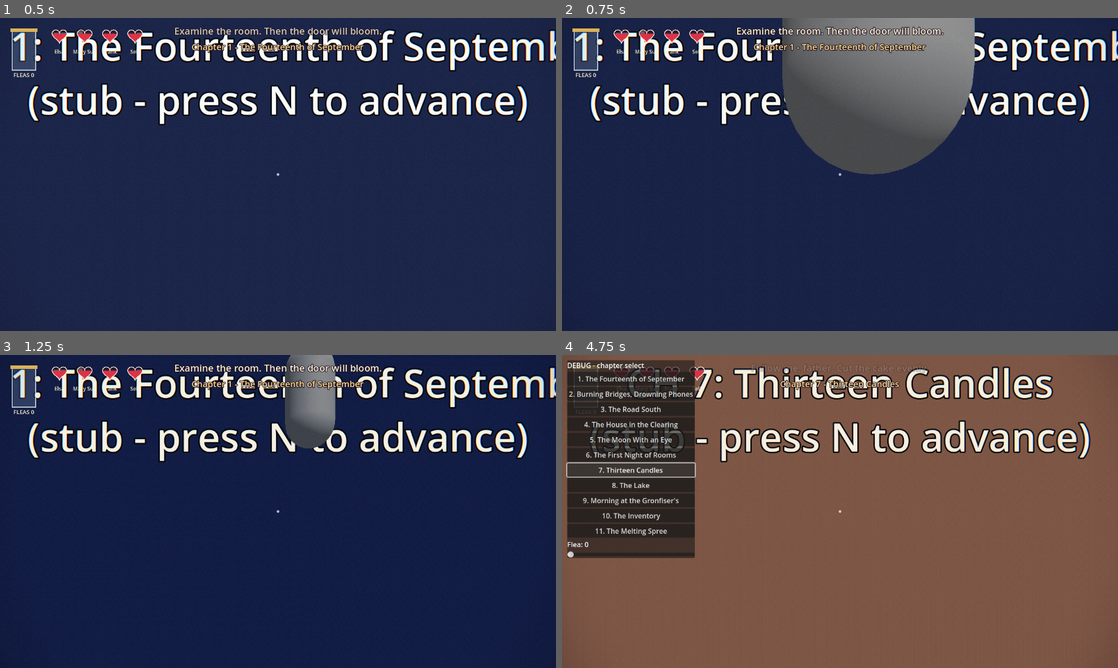
Above: before the commit, frames 1-4 (two rows, left to right).
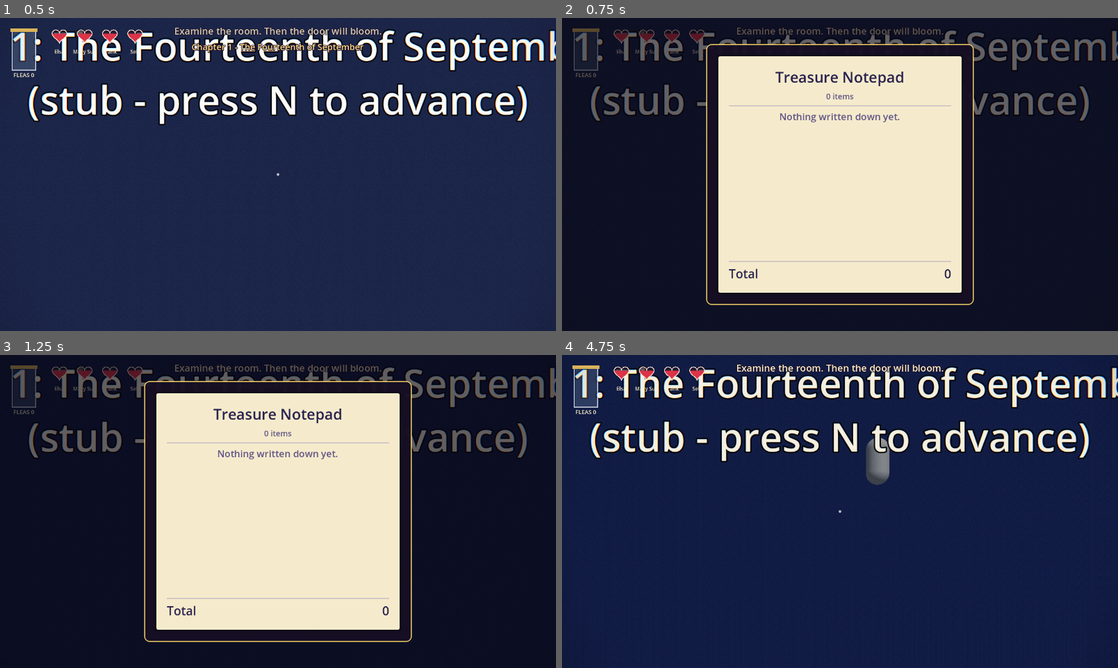
Above: after the commit, the same moments.

Repository: gabeekleiber-oss/Moon-Game
Game: Godot game, scene res://scenes/main/main.tscn
The game is run twice, just before and just after one commit, with the same random seed, the same clock (stepped at 60 frames per second) and the same inputs.
Inputs (mouse positions are in pixels of both pictures, inside the frame that each line leads up to):
- Up to frame 1 (0.5 s): no input
- Up to frame 2 (0.75 s): tap Enter (ui_accept) at 0.5 s; move the mouse to (867, 174) at 0.52 s; hold W (move_forward) from 0.53 s (still down); hold Q (notepad) from 0.53 s (still down); click (867, 174) at 0.67 s
- Up to frame 3 (1.25 s): keep holding W (move_forward); keep holding Q (notepad); tap Space (jump) at 0.77 s
- Up to frame 4 (4.75 s): move the mouse to (812, 511) at 1.27 s; release Q (notepad) at 1.28 s; tap C (crouch) at 1.35 s; click (812, 511) at 1.42 s; tap Space (jump) at 1.52, 3.02, 3.77, 4.52 s; tap Q (notepad) at 1.55, 2.3, 2.85, 4.55 s; move the mouse to (851, 505) at 2.02 s; hold E (interact) 2.03-2.78 s; click (851, 505) at 2.17 s; move the mouse to (834, 517) at 2.77 s; click (834, 517) at 2.92 s; move the mouse to (878, 514) at 3.52 s; hold Q (notepad) 3.53-4.28 s; tap F (see_family) at 3.6 s; click (878, 514) at 3.67 s; tap ` (debug_menu) at 4.15 s; move the mouse to (673, 464) at 4.27 s; release W (move_forward) at 4.28 s; hold A (move_left) from 4.28 s (still down); tap Shift (sprint) at 4.35 s; click (673, 464) at 4.42 s

Frame 1 is identical in both runs. In frame 2, 98% of the frame differs, in the area x 0-100%, y 0-100%; in frame 3, 97%; in frame 4, 97%.

Commit message:
[F-06] step 4: NotepadView + Q notepad in PauseMenu + toast + test

Diff:
--- /dev/null
+++ b/scenes/menus/notepad_view.gd
@@ -0,0 +1,133 @@
+class_name NotepadView
+extends VBoxContainer
+## The Treasure Notepad page: a handwritten-looking list of owned items grouped by room, each with its value, plus a total. (F-06)
+##
+## Reads `Game.notepad` (entries {id, name, value, room}) and `Game.notepad_total()`; never writes to them.
+## Reusable: PauseMenu shows it on Q; any scene can add `NotepadView.new()`. Call `refresh()` after the list changes
+## (it also refreshes itself on `Events.notepad_item_added` and whenever it becomes visible).
+## Value unit is not defined in the docs, so values are shown as plain numbers.
+
+const PAPER := Color(0.96, 0.92, 0.80)
+const INK := Color(0.16, 0.13, 0.30)
+const INK_SOFT := Color(0.38, 0.33, 0.52)
+const RULE := Color(0.62, 0.57, 0.74, 0.55)
+
+var _list: VBoxContainer
+var _total: Label
+var _count: Label
+
+
+func _ready() -> void:
+	custom_minimum_size = Vector2(560, 0)
+	add_theme_constant_override("separation", 10)
+	var paper := PanelContainer.new()
+	var style := StyleBoxFlat.new()
+	style.bg_color = PAPER
+	style.set_corner_radius_all(4)
+	style.set_content_margin_all(24)
+	style.shadow_size = 8
+	style.shadow_color = Color(0, 0, 0, 0.35)
+	paper.add_theme_stylebox_override("panel", style)
+	add_child(paper)
+
+	var page := VBoxContainer.new()
+	page.add_theme_constant_override("separation", 8)
+	paper.add_child(page)
+	var title := _label("Treasure Notepad", 34, INK)
+	title.horizontal_alignment = HORIZONTAL_ALIGNMENT_CENTER
+	page.add_child(title)
+	_count = _label("", 18, INK_SOFT)
+	_count.horizontal_alignment = HORIZONTAL_ALIGNMENT_CENTER
+	page.add_child(_count)
+	page.add_child(_rule())
+
+	var scroll := ScrollContainer.new()
+	scroll.custom_minimum_size = Vector2(0, 340)
+	scroll.horizontal_scroll_mode = ScrollContainer.SCROLL_MODE_DISABLED
+	page.add_child(scroll)
+	_list = VBoxContainer.new()
+	_list.size_flags_horizontal = Control.SIZE_EXPAND_FILL
+	_list.add_theme_constant_override("separation", 4)
+	scroll.add_child(_list)
+
+	page.add_child(_rule())
+	var total_row := HBoxContainer.new()
+	var tl := _label("Total", 28, INK)
+	tl.size_flags_horizontal = Control.SIZE_EXPAND_FILL
+	total_row.add_child(tl)
+	_total = _label("0", 28, INK)
+	_total.horizontal_alignment = HORIZONTAL_ALIGNMENT_RIGHT
+	total_row.add_child(_total)
+	page.add_child(total_row)
+
+	Events.notepad_item_added.connect(func(_item: Dictionary) -> void: refresh())
+	visibility_changed.connect(func() -> void:
+		if visible:
+			refresh())
+	refresh()
+
+
+## Rebuilds the list from `Game.notepad`: rooms in the order they first appear, items in the order they were written.
+func refresh() -> void:
+	if _list == null:
+		return
+	for c in _list.get_children():
+		c.queue_free()
+	var rooms: Array[String] = []
+	for item in Game.notepad:
+		var room := str(item.get("room", ""))
+		if not rooms.has(room):
+			rooms.append(room)
+	if rooms.is_empty():
+		var empty := _label("Nothing written down yet.", 22, INK_SOFT)
+		empty.horizontal_alignment = HORIZONTAL_ALIGNMENT_CENTER
+		_list.add_child(empty)
+	for room in rooms:
+		var header := _label(room if room != "" else "Elsewhere", 24, INK)
+		_list.add_child(header)
+		for item in Game.notepad:
+			if str(item.get("room", "")) == room:
+				_list.add_child(_row(str(item.get("name", "?")), int(item.get("value", 0))))
+	var n := Game.notepad.size()
+	_count.text = "%d item%s" % [n, "" if n == 1 else "s"]
+	_total.text = format_value(Game.notepad_total())
+
+
+## Formats a value with thousands separators (12500 -> "12,500").
+static func format_value(v: int) -> String:
+	var s := str(absi(v))
+	var out := ""
+	while s.length() > 3:
+		out = "," + s.substr(s.length() - 3) + out
+		s = s.substr(0, s.length() - 3)
+	return ("-" if v < 0 else "") + s + out
+
+
+func _row(item_name: String, value: int) -> HBoxContainer:
+	var row := HBoxContainer.new()
+	var indent := Control.new()
+	indent.custom_minimum_size = Vector2(16, 0)
+	row.add_child(indent)
+	var n := _label(item_name, 21, INK)
+	n.size_flags_horizontal = Control.SIZE_EXPAND_FILL
+	n.autowrap_mode = TextServer.AUTOWRAP_WORD_SMART
+	row.add_child(n)
+	var v := _label(format_value(value), 21, INK_SOFT)
+	v.horizontal_alignment = HORIZONTAL_ALIGNMENT_RIGHT
+	row.add_child(v)
+	return row
+
+
+func _label(text: String, size: int, color: Color) -> Label:
+	var l := Label.new()
+	l.text = text
+	l.add_theme_font_size_override("font_size", size)
+	l.add_theme_color_override("font_color", color)
+	return l
+
+
+func _rule() -> ColorRect:
+	var r := ColorRect.new()
+	r.color = RULE
+	r.custom_minimum_size = Vector2(0, 2)
+	return r
--- a/scenes/menus/pause_menu.gd
+++ b/scenes/menus/pause_menu.gd
@@ -18,6 +18,10 @@
 var _panel: PanelContainer
 var _pause_box: VBoxContainer
 var _settings: SettingsPanel
+var _notepad: NotepadView
+var _toast: PanelContainer
+var _toast_label: Label
+var _toast_tween: Tween
 
 
 func _init() -> void:
@@ -43,6 +47,12 @@
 		_open("pause")
 
 
+## Opens the Treasure Notepad (does nothing during a cutscene or if something is already open).
+func open_notepad() -> void:
+	if _mode == "" and not Cutscene.is_active():
+		_open("notepad")
+
+
 ## Closes whatever is open and resumes the game.
 func close() -> void:
 	if _mode != "":
@@ -50,6 +60,17 @@
 
 
 func _unhandled_input(event: InputEvent) -> void:
+	if event.is_action_pressed("notepad"):
+		if Cutscene.is_active():
+			return
+		match _mode:
+			"":
+				get_viewport().set_input_as_handled()
+				_open("notepad")
+			"notepad":
+				get_viewport().set_input_as_handled()
+				_close()
+		return
 	if event.is_action_pressed("pause"):
 		if Cutscene.is_active():
 			return
@@ -83,6 +104,7 @@
 	_root.visible = mode != ""
 	_pause_box.visible = mode == "pause"
 	_settings.visible = mode == "settings"
+	_notepad.visible = mode == "notepad"
 
 
 func _build() -> void:
@@ -129,6 +151,44 @@
 	_settings.back_requested.connect(func() -> void: _show_mode("pause"))
 	stack.add_child(_settings)
 
+	_notepad = NotepadView.new()
+	stack.add_child(_notepad)
+	_build_toast()
+	Events.notepad_item_added.connect(_on_notepad_item_added)
+
+
+func _build_toast() -> void:
+	_toast = PanelContainer.new()
+	_toast.mouse_filter = Control.MOUSE_FILTER_IGNORE
+	_toast.visible = false
+	_toast.set_anchors_preset(Control.PRESET_CENTER_TOP)
+	_toast.position = Vector2(0, 24)
+	var style := StyleBoxFlat.new()
+	style.bg_color = NotepadView.PAPER
+	style.set_corner_radius_all(4)
+	style.set_content_margin_all(12)
+	_toast.add_theme_stylebox_override("panel", style)
+	_toast_label = Label.new()
+	_toast_label.add_theme_font_size_override("font_size", 22)
+	_toast_label.add_theme_color_override("font_color", NotepadView.INK)
+	_toast.add_child(_toast_label)
+	add_child(_toast)
+
+
+## Briefly shows "Written in the notepad: <item>" at the top of the screen when an item is added (even when not paused).
+func _on_notepad_item_added(item: Dictionary) -> void:
+	_toast_label.text = "Notepad: %s (%s)" % [str(item.get("name", "?")), NotepadView.format_value(int(item.get("value", 0)))]
+	_toast.reset_size()
+	_toast.position.x = (get_viewport().get_visible_rect().size.x - _toast.size.x) * 0.5
+	_toast.modulate.a = 1.0
+	_toast.visible = true
+	if _toast_tween != null:
+		_toast_tween.kill()
+	_toast_tween = create_tween()
+	_toast_tween.tween_interval(2.4)
+	_toast_tween.tween_property(_toast, "modulate:a", 0.0, 0.5)
+	_toast_tween.tween_callback(func() -> void: _toast.visible = false)
+
 
 func _button(text: String, on_press: Callable) -> Button:
 	var b := Button.new()
--- /dev/null
+++ b/tests/test_notepad.gd
@@ -0,0 +1,86 @@
+extends Node
+## Headless test for NotepadView + PauseMenu notepad mode. Run: godot --headless --path . res://tests/test_notepad.tscn
+var _fails := 0
+
+func _check(cond: bool, what: String) -> void:
+	print(("PASS " if cond else "FAIL ") + what)
+	if not cond:
+		_fails += 1
+
+func _press(action: String) -> void:
+	var ev := InputEventAction.new()
+	ev.action = action
+	ev.pressed = true
+	Input.parse_input_event(ev)
+	await get_tree().process_frame
+	await get_tree().process_frame
+
+func _rows(v: NotepadView) -> int:
+	var n := 0
+	for c in v._list.get_children():
+		if not c.is_queued_for_deletion():
+			n += 1
+	return n
+
+func _ready() -> void:
+	GameSettings.path = "user://_test_notepad.json"
+	Game.notepad.clear()
+	_check(NotepadView.format_value(0) == "0" and NotepadView.format_value(999) == "999" and NotepadView.format_value(12500) == "12,500" and NotepadView.format_value(1234567) == "1,234,567" and NotepadView.format_value(-4200) == "-4,200", "format_value thousands separators")
+
+	var v := NotepadView.new()
+	add_child(v)
+	await get_tree().process_frame
+	_check(_rows(v) == 1 and v._total.text == "0" and v._count.text == "0 items", "empty notepad shows placeholder, total 0")
+
+	Game.add_notepad_item("vase", "Ming Vase", 12000, "Hall")
+	Game.add_notepad_item("lamp", "Brass Lamp", 500, "Hall")
+	Game.add_notepad_item("armor1", "Gilded Helm", 3000, "Gallery")
+	await get_tree().process_frame
+	_check(_rows(v) == 5, "2 room headers + 3 item rows after adding items (auto-refresh)")
+	_check(v._total.text == "15,500" and v._count.text == "3 items", "total 15,500 and count 3 items")
+	Game.add_notepad_item("vase", "Ming Vase", 12000, "Hall")
+	await get_tree().process_frame
+	_check(_rows(v) == 5 and v._total.text == "15,500", "duplicate id ignored")
+	Game.add_notepad_item("brooch", "Brooch", 1, "Hall")
+	await get_tree().process_frame
+	_check(_rows(v) == 6, "new item in an existing room goes under that room's header")
+
+	# PauseMenu integration
+	_check(not PauseMenu.is_open(), "closed at start")
+	await _press("notepad")
+	_check(PauseMenu.is_open() and get_tree().paused and PauseMenu._notepad.visible and not PauseMenu._pause_box.visible, "Q opens the notepad and pauses")
+	await _press("notepad")
+	_check(not PauseMenu.is_open() and not get_tree().paused, "Q again closes it")
+	await _press("notepad")
+	await _press("pause")
+	_check(not PauseMenu.is_open() and not get_tree().paused, "Esc closes the notepad")
+	PauseMenu.open_pause()
+	await _press("notepad")
+	_check(PauseMenu._mode == "pause", "Q does nothing inside the pause menu")
+	PauseMenu.close()
+
+	# toast
+	Game.add_notepad_item("toast", "Toast Item", 7, "Hall")
+	await get_tree().process_frame
+	_check(PauseMenu._toast.visible and "Toast Item" in PauseMenu._toast_label.text, "toast shows when an item is added")
+
+	# cutscene guard
+	var done := [false]
+	_cut(done)
+	await get_tree().process_frame
+	await _press("notepad")
+	_check(Cutscene.is_active() and not PauseMenu.is_open(), "Q ignored during a cutscene")
+	PauseMenu.open_notepad()
+	_check(not PauseMenu.is_open(), "open_notepad() refuses during a cutscene")
+	Cutscene.request_skip()
+	await get_tree().create_timer(0.2).timeout
+	PauseMenu.open_notepad()
+	_check(PauseMenu.is_open() and PauseMenu._notepad.visible, "open_notepad() works after the cutscene")
+	PauseMenu.close()
+
+	print("RESULT: ALL PASS" if _fails == 0 else "RESULT: %d FAILED" % _fails)
+	get_tree().quit(_fails)
+
+func _cut(done: Array) -> void:
+	await Cutscene.play(func() -> void: await Cutscene.wait(30.0))
+	done[0] = true
--- /dev/null
+++ b/tests/test_notepad.tscn
@@ -0,0 +1,6 @@
+[gd_scene load_steps=2 format=3]
+
+[ext_resource type="Script" path="res://tests/test_notepad.gd" id="1"]
+
+[node name="TestNotepad" type="Node"]
+script = ExtResource("1")
Not shown, changed: docs/state/F-06.md
